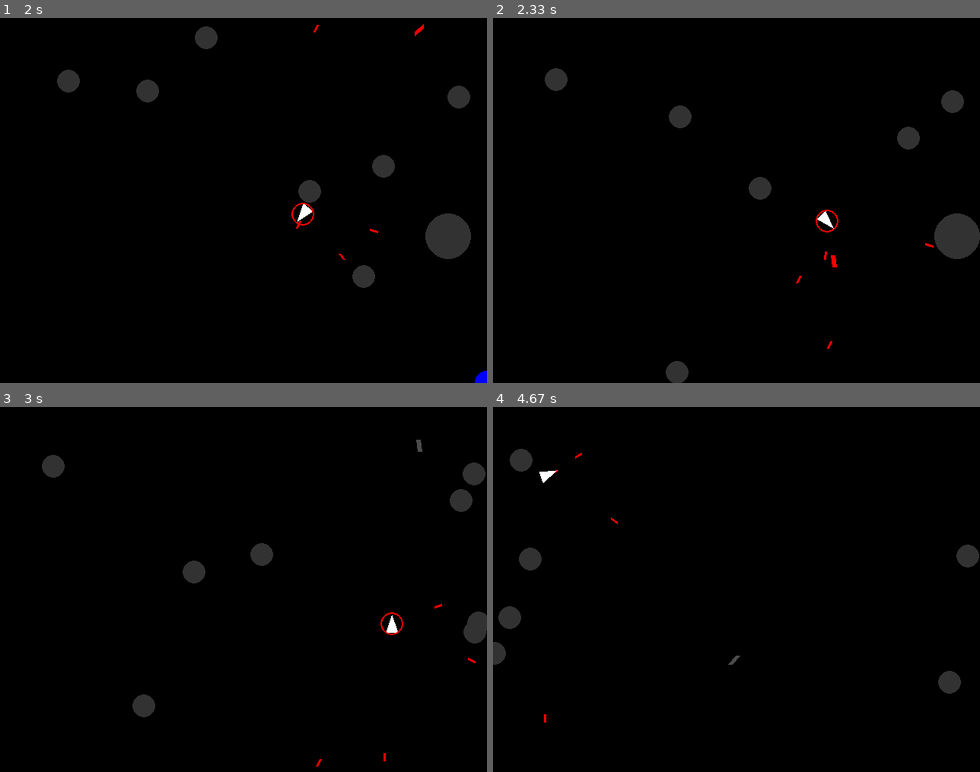
Above: before the commit, frames 1-4 (two rows, left to right).
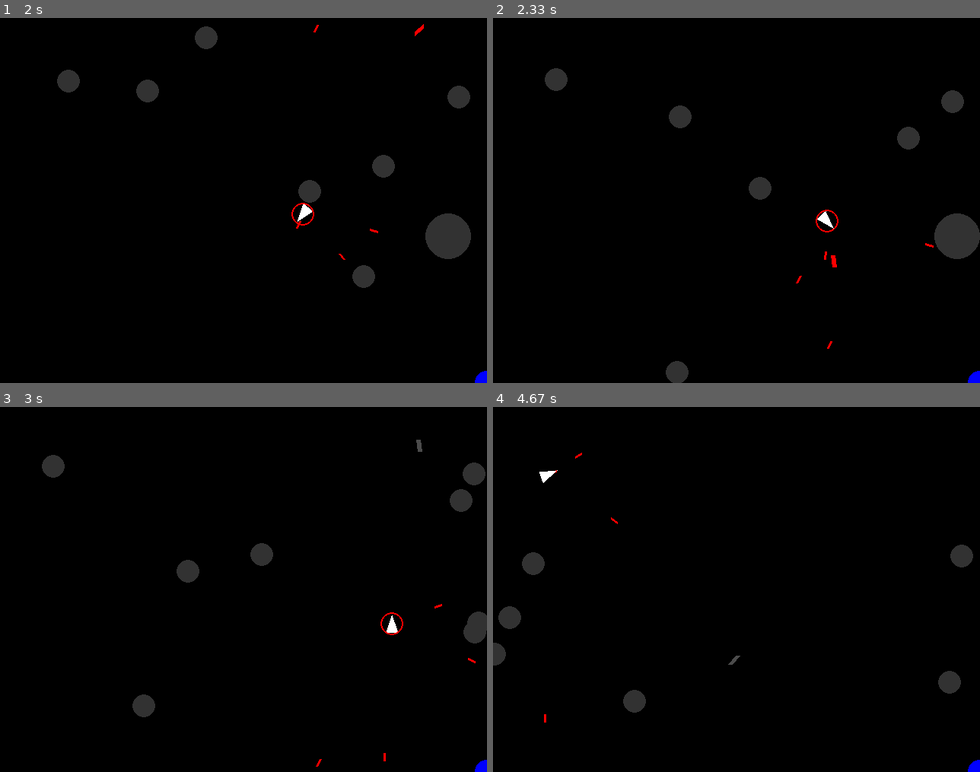
Above: after the commit, the same moments.

Repository: cub525/asteroids
Game: pygame game, started from asteroids.py
Two runs of this game, one before a commit and one after it. Both use one fixed random seed, a clock stepped at 60 frames per second and the inputs below.
Inputs:
- Up to frame 1 (2 s): tap B at 0.33, 0.82 s; hold Right 0.67-1.13 s; tap Space at 0.73, 1.03, 1.23, 1.57, 1.87 s; hold Up 1.17-1.47 s; hold Right 1.5-1.97 s
- Up to frame 2 (2.33 s): hold Left from 2 s (still down); tap Space at 2.07 s; tap B at 2.15 s
- Up to frame 3 (3 s): tap Space at 2.37, 2.63 s; release Left at 2.53 s; hold Left 2.57-2.97 s
- Up to frame 4 (4.67 s): hold Up 3-3.37 s; tap Space at 3.07, 3.47, 3.77, 4.13, 4.43, 4.63 s; hold Right 3.4-4.03 s; tap B at 3.55 s; hold Left 4.07-4.53 s; hold Right from 4.57 s (still down)

Frame 1 is identical in both runs. In frame 2, less than 0.1% of the frame differs, in the area x 97-100%, y 96-100%; in frame 3, 0.2%; in frame 4, 0.8%, in the area x 0-100%, y 11-100%.

Commit message:
Update asteroids.py
Fixed dirtyCollDetect for bombs and large asteroids. Removed a large section of unused code.

Diff:
--- a/asteroids.py
+++ b/asteroids.py
@@ -40,28 +40,6 @@
       self.theta=theta
       self.color=[255,0,0]
       self.speed=10
-      self.dist=0
-      self.length=10
-      self.tailx =self.x+self.length*math.sin(self.theta-math.pi)
-      self.taily =self.y-self.length*math.cos(self.theta-math.pi)
-   def move(self):
-      self.x+=self.speed*math.sin(self.theta)+self.vx
-      self.y+=-self.speed*math.cos(self.theta)+self.vy
-      self.dist+=self.speed
-      self.x %= w
-      self.y %= h
-      self.tailx =self.x+self.length*math.sin(self.theta-math.pi)
-      self.taily =self.y-self.length*math.cos(self.theta-math.pi)
-
-class Boomerang:
-   def __init__(self,x,y,vx,vy,theta):
-      self.x=x
-      self.y=y
-      self.vx=vx
-      self.vy=vy
-      self.theta=theta
-      self.color=[0,0,255]
-      self.speed=15
       self.dist=0
       self.length=10
       self.tailx =self.x+self.length*math.sin(self.theta-math.pi)
@@ -103,7 +81,7 @@
       self.size = 5*15
    def dirtyCollDetect(self,asteroid):
       dist=self.distance(asteroid.x,asteroid.y)
-      return dist <= (self.size)
+      return dist <= (asteroid.size + self.size/2)
    def distance(self,x,y):
       return math.sqrt((self.x-x)**2+(self.y-y)**2)
 
